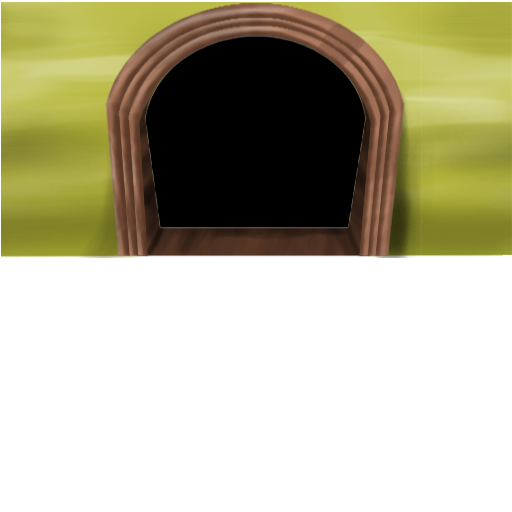
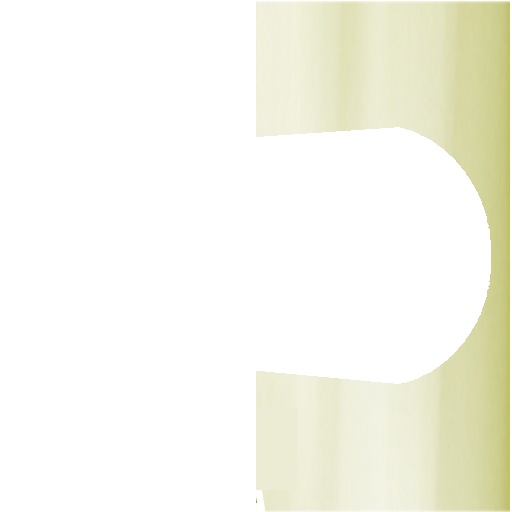
Layer changes from the first 512px x 512px image to the second:
hid "Layer 7" over left=105, top=3, right=405, bottom=257
hid "Layer 6" over left=115, top=10, right=395, bottom=257
hid "Layer 5" over left=127, top=20, right=384, bottom=257
hid "Layer 2" over left=126, top=20, right=384, bottom=257
hid "Layer 4" over left=127, top=20, right=384, bottom=257
hid "Layer 3" over left=138, top=34, right=371, bottom=229
added layer "Pasted Layer" in group "Base" over left=256, top=1, right=510, bottom=512
hid "Layer 3 copy" over left=1, top=2, right=512, bottom=258
